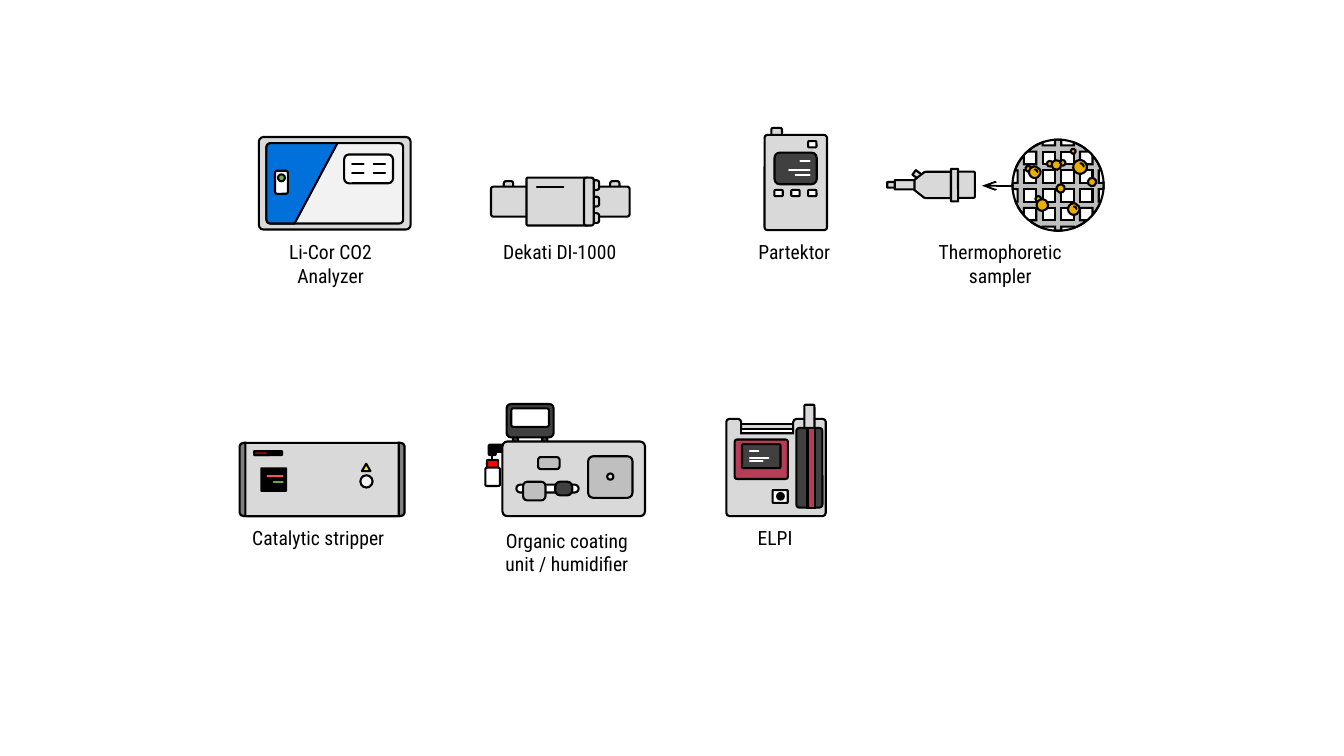
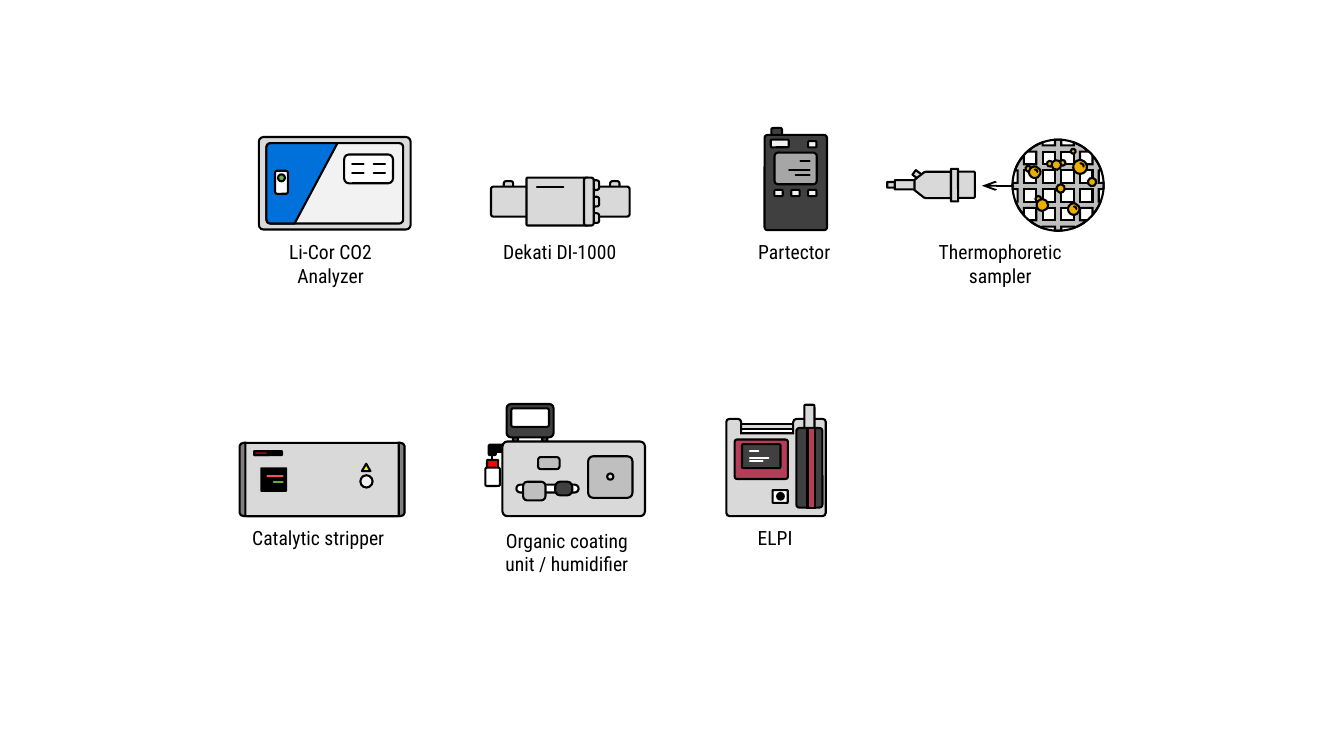
Before and after one commit to tsipkens/aerosol-icon-project, a slide deck: slide 4 of icons.pptx. Drawn at 1344x756 pixels with LibreOffice and Linux fonts; fonts in the diff are those of the drawing. Boxes give left, top, right and bottom in pixels: in the first picture for what was removed or moved away, otherwise in the second. Text is boxed around its words. In the diff, an @@ line names an element or a change of style, - is before the commit and + after.

```diff
--- a/icons.pptx
+++ b/icons.pptx
@@ rounded rectangle at [765, 135, 828, 230]: fill #D9D9D9 to #404040 @@
@@ rounded rectangle at [771, 128, 782, 142]: fill #D9D9D9 to #404040 @@
@@ rounded rectangle added at [771, 140, 789, 148], fill #F2F2F2, outline #000000 1.5 pt @@
@@ fill #FFFFFF to #F2F2F2 in 4 elements at [774, 190, 782, 196], [809, 190, 817, 196], [791, 190, 800, 196], [809, 141, 817, 147] @@
@@ rounded rectangle at [774, 152, 817, 184]: fill #404040 to #A6A6A6; proportions changed @@
@@ line (789, 170) - (810, 170): stroke #FFFFFF 1.5 pt to #000000 1.5 pt @@
@@ line (796, 175) - (810, 175): stroke #FFFFFF 1.5 pt to #000000 1.5 pt @@
@@ line (801, 161) - (810, 161): stroke #FFFFFF 1.5 pt to #000000 1.5 pt @@
@@ text at [758, 245, 830, 260]: text changed @@
-Partektor
+Partector
```
Also in this commit, not shown: 2 other slides changed.
